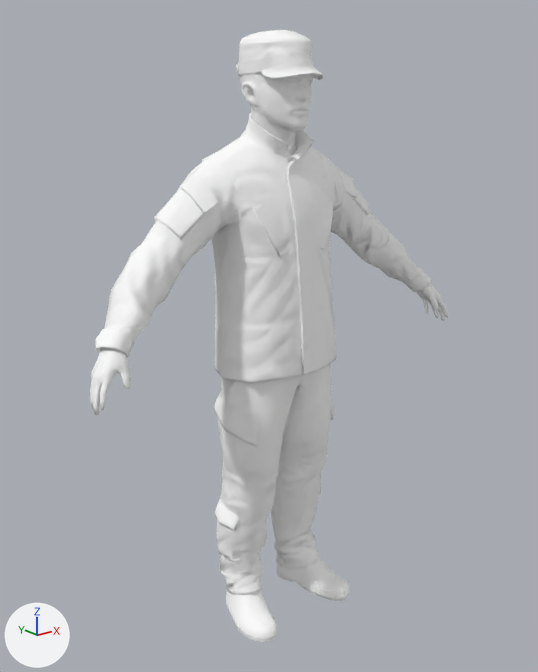
The glTF model assets/characters/military_male_05.glb: old version first, new version second.
One viewpoint serves both versions: a 50 mm lens placed at (-1.404, -1.735, 1.634), pointed at (-0.017, -0.002, 0.941). Every picture has the same lights, and +X, +Y and +Z are marked at lower left. The picture after the commit comes second. Where no turn or scale is listed for an object, it has been applied to the vertices.

In view in the first picture: 'Military_Male_05_mesh'.
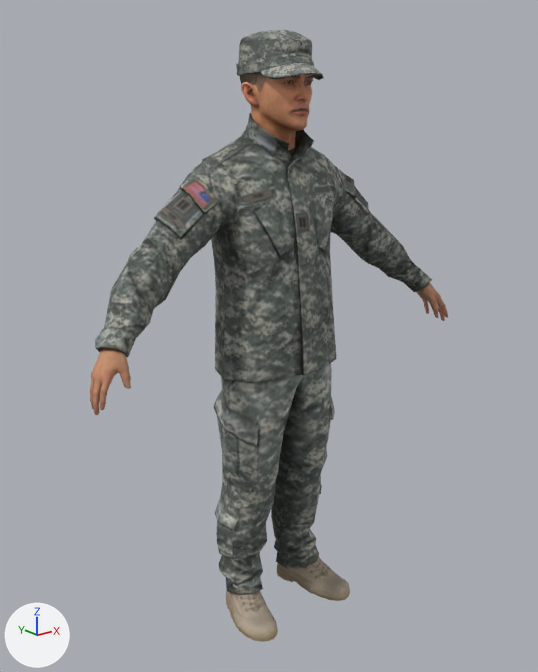
Patch to the scene script:
```diff
--- a/assets/characters/military_male_05.glb.py
+++ b/assets/characters/military_male_05.glb.py
@@ img_sm022_head_color_acu @@
+img_sm022_head_color_acu = load_image('sm022_head_color_acu', '_unpacked/sm022_head_color_acu', 512, 512, 'sRGB')
@@ img_sm022_body_color_acu @@
+img_sm022_body_color_acu = load_image('sm022_body_color_acu', '_unpacked/sm022_body_color_acu', 512, 512, 'sRGB')
@@ mat_sm022_body @@
 n0 = _N.new('ShaderNodeBsdfPrincipled'); n0.name = 'Principled BSDF'
-n0.inputs[0].default_value = (1.0, 1.0, 1.0, 1.0)  # 'Base Color', white #ffffff
 n0.inputs[2].default_value = 0.82  # 'Roughness'
 n1 = _N.new('ShaderNodeOutputMaterial'); n1.name = 'Material Output'
+n3 = _N.new('ShaderNodeTexImage'); n3.name = 'Image Texture'
+n3.image = img_sm022_body_color_acu
 n2 = _N.new('ShaderNodeNormalMap'); n2.name = 'Normal Map'
 n2.uv_map = 'UVMap'
-n3 = _N.new('ShaderNodeTexImage'); n3.name = 'Image Texture'
-n3.image = img_sm022_body_normal
+n4 = _N.new('ShaderNodeTexImage'); n4.name = 'Image Texture.001'
+n4.image = img_sm022_body_normal
 _L.new(n0.outputs[0], n1.inputs[0])  # 'BSDF' to 'Surface'
 _L.new(n2.outputs[0], n0.inputs[5])  # 'Normal' to 'Normal'
-_L.new(n3.outputs[0], n2.inputs[1])  # 'Color' to 'Color'
+_L.new(n3.outputs[0], n0.inputs[0])  # 'Color' to 'Base Color'
+_L.new(n4.outputs[0], n2.inputs[1])  # 'Color' to 'Color'
@@ mat_sm022_head @@
 n0 = _N.new('ShaderNodeBsdfPrincipled'); n0.name = 'Principled BSDF'
-n0.inputs[0].default_value = (1.0, 1.0, 1.0, 1.0)  # 'Base Color', white #ffffff
 n0.inputs[2].default_value = 0.6  # 'Roughness'
 n1 = _N.new('ShaderNodeOutputMaterial'); n1.name = 'Material Output'
+n3 = _N.new('ShaderNodeTexImage'); n3.name = 'Image Texture'
+n3.image = img_sm022_head_color_acu
 n2 = _N.new('ShaderNodeNormalMap'); n2.name = 'Normal Map'
 n2.uv_map = 'UVMap'
-n3 = _N.new('ShaderNodeTexImage'); n3.name = 'Image Texture'
-n3.image = img_sm022_head_normal
+n4 = _N.new('ShaderNodeTexImage'); n4.name = 'Image Texture.001'
+n4.image = img_sm022_head_normal
 _L.new(n0.outputs[0], n1.inputs[0])  # 'BSDF' to 'Surface'
 _L.new(n2.outputs[0], n0.inputs[5])  # 'Normal' to 'Normal'
-_L.new(n3.outputs[0], n2.inputs[1])  # 'Color' to 'Color'
+_L.new(n3.outputs[0], n0.inputs[0])  # 'Color' to 'Base Color'
+_L.new(n4.outputs[0], n2.inputs[1])  # 'Color' to 'Color'
```

Boxes (x1, y1, x2, y2) around the edits, measured in the pictures (538 x 672 px):
'Military_Male_05_mesh', surface changed (darker)
    both: (90, 30, 448, 642)
